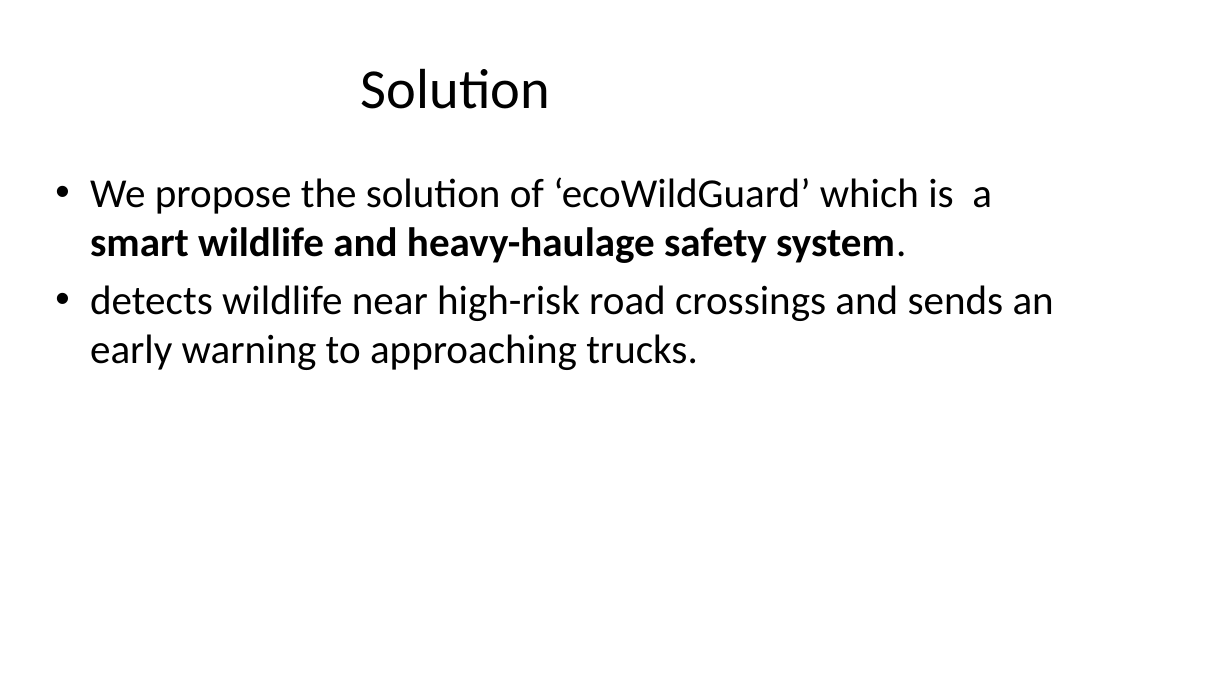
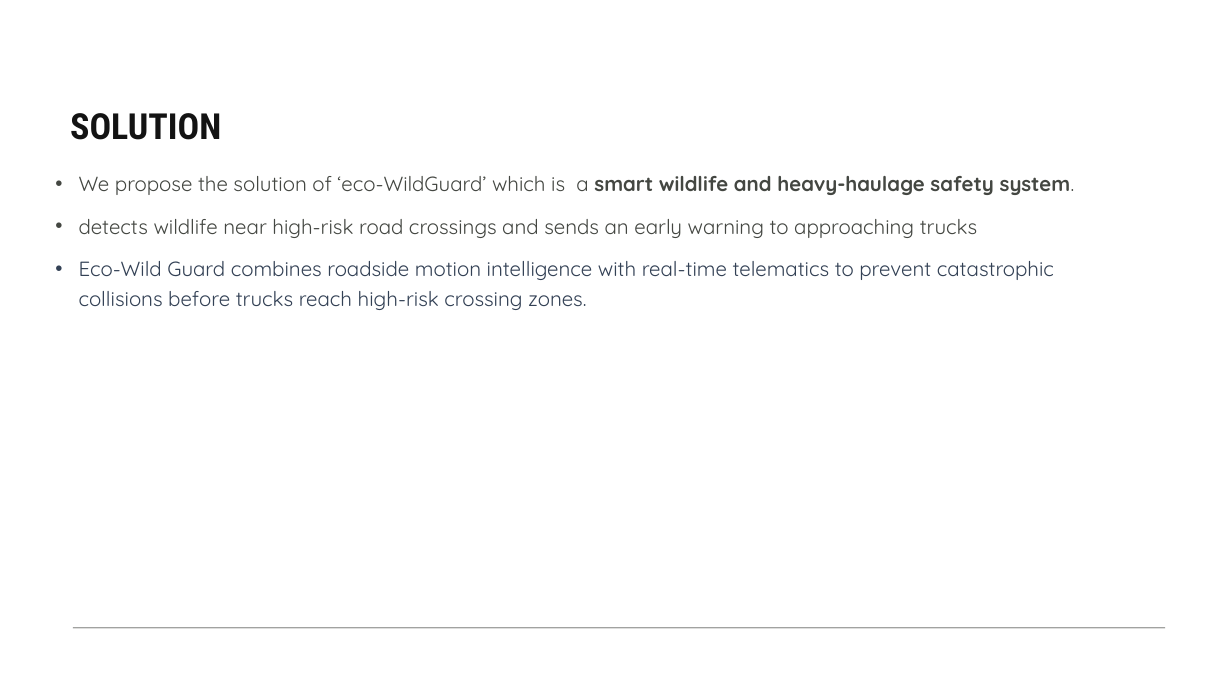
Before and after one commit to XCreators-Hack/mctseta-submission, a slide deck: slide 3 of Eco-Wild Guard Presentation.pptx. Drawn at 1232x693 pixels with LibreOffice and Linux fonts; fonts in the diff are those of the drawing. Boxes give left, top, right and bottom in pixels: in the first picture for what was removed or moved away, otherwise in the second. Text is boxed around its words. In the diff, an @@ line names an element or a change of style, - is before the commit and + after.

```diff
--- a/Eco-Wild Guard Presentation.pptx
+++ b/Eco-Wild Guard Presentation.pptx
@@ title "SOLUTION" at [70,113,221,140]: vertical alignment middle to bottom @@
@@ title at [70,113,221,140]: text changed; size 44 to 28 pt; font Calibri to Roboto Condensed; text colour #000000 to #131313; bold on @@
-Solution
+SOLUTION
@@ text at [79,176,1075,310]: text changed; size 32 to 16 pt; font Calibri to Quicksand; text colour #000000 to #444742 @@
-• We propose the solution of ‘ecoWildGuard’ which is a smart wildlife and heavy-haulage safety system.
-• detects wildlife near high-risk road crossings and sends an early warning to approaching trucks.
+• We propose the solution of ‘eco-WildGuard’ which is a smart wildlife and heavy-haulage safety system.
+• detects wildlife near high-risk road crossings and sends an early warning to approaching trucks
+• Eco-Wild Guard combines roadside motion intelligence with real-time telematics to prevent catastrophic collisions before trucks reach high-risk crossing zones.
@@ line added from (1165, 628) to (73, 628), #444742 1 pt @@
```
Also in this commit, not shown: 7 other slides changed, 1 slide removed.
